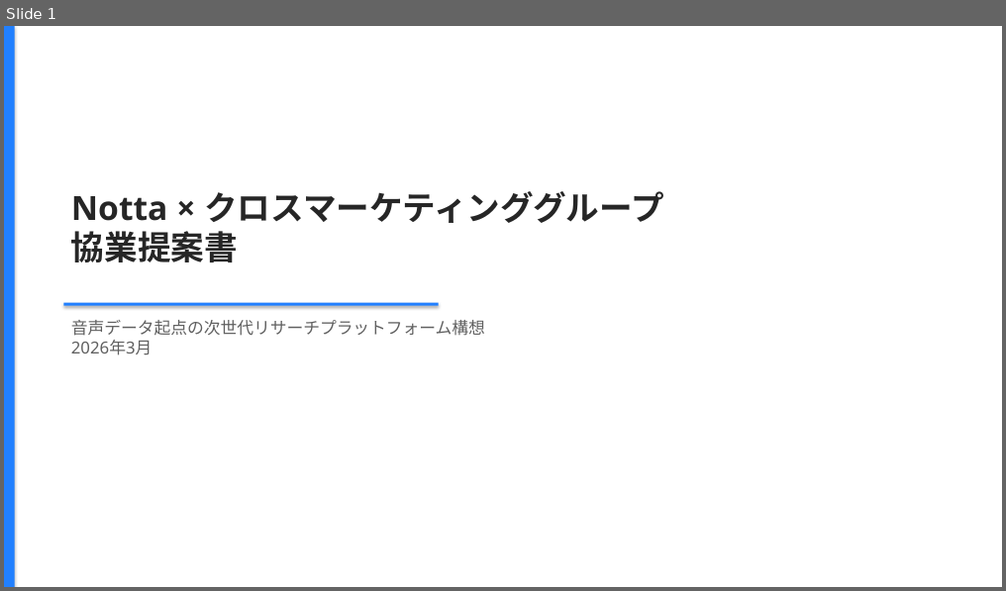
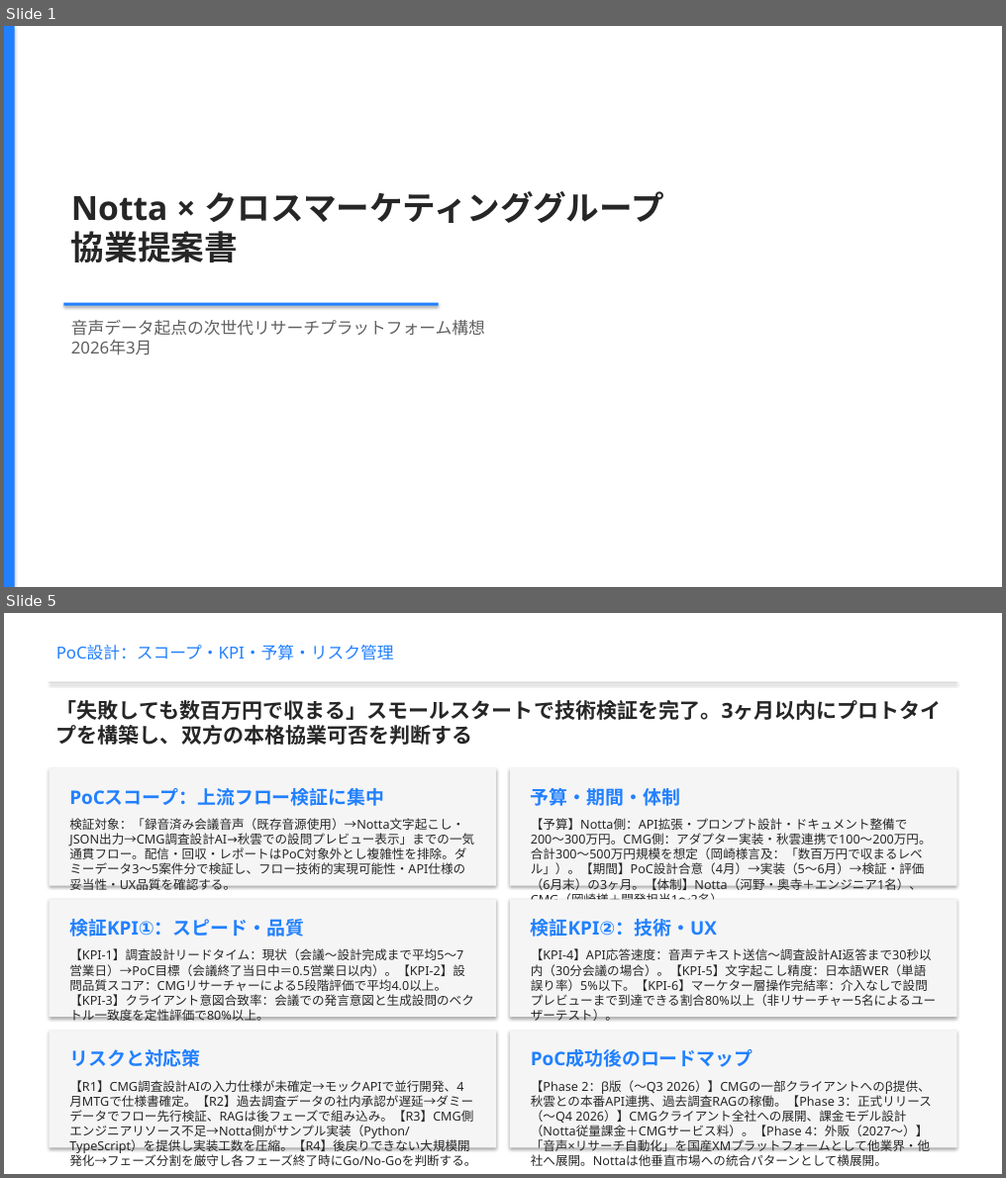
Before and after one commit to hideakikawano-beep/pptCreate, a slide deck: cross_marketing_notta_presentation.pptx. Shown one above the other, each under a label of ours: slide 1 before the commit, slides 1 and 5 after it; the slides between them are not shown. The pictures are 1006x591 and 1006x1178 pixels, drawn with LibreOffice and Linux fonts; fonts in the diff are those of the drawing. Boxes give left, top, right and bottom in pixels: in the first picture for what was removed or moved away, otherwise in the second. Text is boxed around its words. In the diff, an @@ line names an element or a change of style, - is before the commit and + after.

```diff
--- a/cross_marketing_notta_presentation.pptx
+++ b/cross_marketing_notta_presentation.pptx
@@ slide 5 added at bbox=[4, 613, 1002, 1174], background #FFFFFF @@
@@ text added at bbox=[56, 645, 394, 661], 16 pt, text #2180FF @@
+PoC設計：スコープ・KPI・予算・リスク管理
@@ rectangle added at bbox=[49, 682, 957, 682], fill #D0D0D0 @@
@@ text added at bbox=[56, 700, 942, 745], 20 pt, text #262626, bold @@
+「失敗しても数百万円で収まる」スモールスタートで技術検証を完了。3ヶ月以内にプロトタイプを構築し、双方の本格協業可否を判断する
@@ rectangle added at bbox=[49, 768, 496, 886], fill #F5F5F5 @@
@@ text added at bbox=[69, 788, 384, 806], 18 pt, text #2180FF, bold @@
+PoCスコープ：上流フロー検証に集中
@@ rectangle added at bbox=[509, 768, 956, 886], fill #F5F5F5 @@
@@ text added at bbox=[531, 788, 680, 806], 18 pt, text #2180FF, bold @@
+予算・期間・体制
@@ text added at bbox=[69, 818, 474, 874], 12 pt, text #262626 @@
+検証対象：「録音済み会議音声（既存音源使用）→Notta文字起こし・JSON出力→CMG調査設計AI→秋雲での設問プレビュー表示」までの一気通貫フロー。配信・回収・レポートはPoC対象外とし複雑性を排除。ダミーデータ3〜5案件分で検証し、フロー技術的実現可能性・API仕様の妥当性・UX品質を確認する。
@@ text added at bbox=[531, 818, 932, 900], 12 pt, text #262626 @@
+【予算】Notta側：API拡張・プロンプト設計・ドキュメント整備で200〜300万円。CMG側：アダプター実装・秋雲連携で100〜200万円。合計300〜500万円規模を想定（岡崎様言及：「数百万円で収まるレベル」）。【期間】PoC設計合意（4月）→実装（5〜6月）→検証・評価（6月末）の3ヶ月。【体制】Notta（河野・奥寺＋エンジニア1名）、CMG（岡崎様＋開発担当1〜2名）。
@@ rectangle added at bbox=[49, 900, 496, 1017], fill #F5F5F5 @@
@@ rectangle added at bbox=[509, 900, 956, 1017], fill #F5F5F5 @@
@@ text added at bbox=[69, 919, 304, 937], 18 pt, text #2180FF, bold @@
+検証KPI①：スピード・品質
@@ text added at bbox=[531, 919, 717, 937], 18 pt, text #2180FF, bold @@
+検証KPI②：技術・UX
@@ text added at bbox=[69, 949, 473, 1021], 12 pt, text #262626 @@
+【KPI-1】調査設計リードタイム：現状（会議〜設計完成まで平均5〜7営業日）→PoC目標（会議終了当日中＝0.5営業日以内）。【KPI-2】設問品質スコア：CMGリサーチャーによる5段階評価で平均4.0以上。【KPI-3】クライアント意図合致率：会議での発言意図と生成設問のベクトル一致度を定性評価で80%以上。
@@ text added at bbox=[531, 949, 936, 1006], 12 pt, text #262626 @@
+【KPI-4】API応答速度：音声テキスト送信〜調査設計AI返答まで30秒以内（30分会議の場合）。【KPI-5】文字起こし精度：日本語WER（単語誤り率）5%以下。【KPI-6】マーケター層操作完結率：介入なしで設問プレビューまで到達できる割合80%以上（非リサーチャー5名によるユーザーテスト）。
@@ rectangle added at bbox=[49, 1031, 496, 1149], fill #F5F5F5 @@
@@ text added at bbox=[69, 1050, 200, 1067], 18 pt, text #2180FF, bold @@
+リスクと対応策
@@ rectangle added at bbox=[509, 1031, 956, 1149], fill #F5F5F5 @@
@@ text added at bbox=[531, 1050, 753, 1067], 18 pt, text #2180FF, bold @@
+PoC成功後のロードマップ
@@ text added at bbox=[69, 1080, 476, 1166], 12 pt, text #262626 @@
+【R1】CMG調査設計AIの入力仕様が未確定→モックAPIで並行開発、4月MTGで仕様書確定。【R2】過去調査データの社内承認が遅延→ダミーデータでフロー先行検証、RAGは後フェーズで組み込み。【R3】CMG側エンジニアリソース不足→Notta側がサンプル実装（Python/TypeScript）を提供し実装工数を圧縮。【R4】後戻りできない大規模開発化→フェーズ分割を厳守し各フェーズ終了時にGo/No-Goを判断する。
@@ text added at bbox=[531, 1080, 932, 1166], 12 pt, text #262626 @@
+【Phase 2：β版（〜Q3 2026）】CMGの一部クライアントへのβ提供、秋雲との本番API連携、過去調査RAGの稼働。【Phase 3：正式リリース（〜Q4 2026）】CMGクライアント全社への展開、課金モデル設計（Notta従量課金＋CMGサービス料）。【Phase 4：外販（2027〜）】「音声×リサーチ自動化」を国産XMプラットフォームとして他業界・他社へ展開。Nottaは他垂直市場への統合パターンとして横展開。
```
Also in this commit, not shown: 1 slide changed, 2 other slides added, 9 slides removed, 1 other file.
